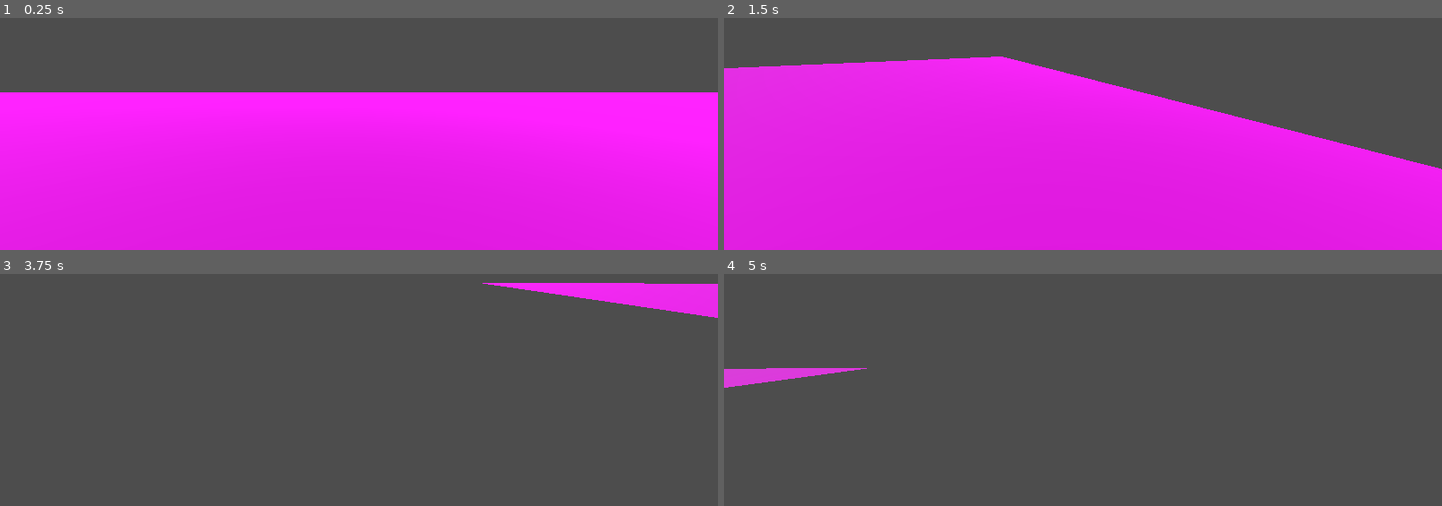
Above: before the commit, frames 1-4 (two rows, left to right).
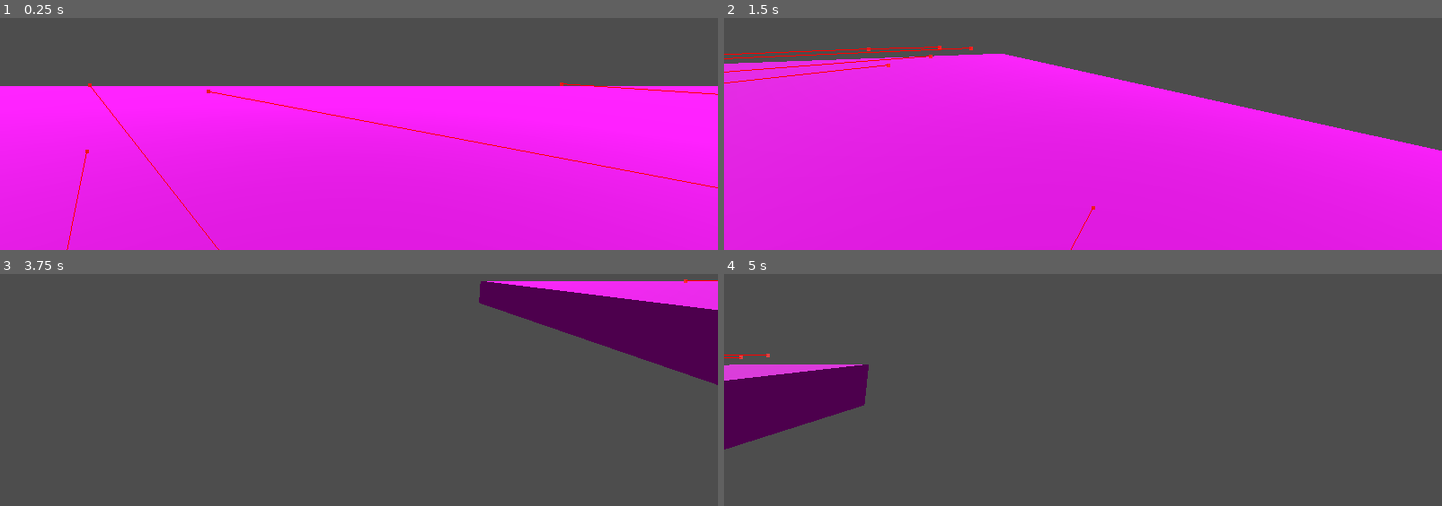
Above: after the commit, the same moments.

Repository: AnsonRutherford/LD56
Game: Godot game, scene res://Scene/World.tscn
The game is run twice, just before and just after one commit, with the same random seed, the same clock (stepped at 60 frames per second) and the same inputs.
Inputs (mouse positions are in pixels of both pictures, inside the frame that each line leads up to):
- Up to frame 1 (0.25 s): no input
- Up to frame 2 (1.5 s): tap Enter at 0.5 s; move the mouse to (1118, 48) at 0.52 s; hold W (Player_Forward) from 0.53 s (still down); click (1118, 48) at 0.67 s; move the mouse to (1047, 50) at 1.27 s; click (1047, 50) at 1.42 s
- Up to frame 3 (3.75 s): keep holding W (Player_Forward); move the mouse to (373, 297) at 2.02 s; click (373, 297) at 2.17 s; tap Space at 2.75 s; move the mouse to (351, 311) at 2.77 s; click (351, 311) at 2.92 s; tap Enter at 3.5 s; move the mouse to (409, 308) at 3.52 s; click (409, 308) at 3.67 s
- Up to frame 4 (5 s): keep holding W (Player_Forward); move the mouse to (1025, 299) at 4.27 s; click (1025, 299) at 4.42 s

The runs differ from the first frame. In frame 1, 3.2% of the frame differs, in the area x 0-100%, y 27-100%; in frame 2, 3.9%; in frame 3, 7.3%, in the area x 66-100%, y 2-48%; in frame 4, 5.0%.

Commit message:
Mushroom hat etc

Diff:
--- a/LD56/Scene/Prefabs/Creature.tscn
+++ b/LD56/Scene/Prefabs/Creature.tscn
@@ -1,9 +1,11 @@
-[gd_scene load_steps=8 format=3 uid="uid://ds0lmv0l3p4by"]
+[gd_scene load_steps=10 format=3 uid="uid://ds0lmv0l3p4by"]
 
 [ext_resource type="Script" path="res://Scripts/Creature.gd" id="1_2y8p4"]
 [ext_resource type="Script" path="res://Scripts/Face.gd" id="1_egtdo"]
+[ext_resource type="Script" path="res://Scripts/Hat.gd" id="2_iaojd"]
 [ext_resource type="Texture2D" uid="uid://bkkb1uxa3bkda" path="res://Textures/face1.png" id="2_iqf5e"]
 [ext_resource type="Texture2D" uid="uid://barehvsolasis" path="res://Textures/face2.png" id="3_gmbya"]
+[ext_resource type="ArrayMesh" uid="uid://cup0e5mgclilt" path="res://Models/Mushroom Basic Hat.obj" id="5_2qgv8"]
 
 [sub_resource type="BoxShape3D" id="BoxShape3D_rtk1i"]
 
@@ -13,14 +15,24 @@
 
 [node name="Creature" type="CharacterBody3D"]
 transform = Transform3D(0.3, 0, 0, 0, 0.3, 0, 0, 0, 0.3, 0, 0, 0)
+collision_layer = 3
 script = ExtResource("1_2y8p4")
 
 [node name="CollisionShape3D" type="CollisionShape3D" parent="."]
 shape = SubResource("BoxShape3D_rtk1i")
 
-[node name="MeshInstance3D" type="MeshInstance3D" parent="."]
+[node name="Hat" type="MeshInstance3D" parent="."]
+transform = Transform3D(0.95, 0, 0, 0, 0.95, 0, 0, 0, 0.95, 0, 0, 0)
+mesh = ExtResource("5_2qgv8")
+skeleton = NodePath("../Face")
+script = ExtResource("2_iaojd")
+
+[node name="Face" type="MeshInstance3D" parent="."]
 mesh = SubResource("SphereMesh_obl2g")
 surface_material_override/0 = SubResource("StandardMaterial3D_yejld")
 script = ExtResource("1_egtdo")
 face = ExtResource("2_iqf5e")
 blink = ExtResource("3_gmbya")
+
+[node name="NavigationAgent3D" type="NavigationAgent3D" parent="."]
+debug_enabled = true
--- a/LD56/Scene/Prefabs/Player.tscn
+++ b/LD56/Scene/Prefabs/Player.tscn
@@ -13,3 +13,8 @@
 
 [node name="Camera3D" type="Camera3D" parent="."]
 script = ExtResource("2_f0dio")
+
+[node name="RayCast3D" type="RayCast3D" parent="Camera3D"]
+transform = Transform3D(1, 0, 0, 0, 1, 0, 0, 0, 1, 0, 0, 0)
+target_position = Vector3(0, 0, -1000)
+collision_mask = 2
--- a/LD56/Scene/World.tscn
+++ b/LD56/Scene/World.tscn
@@ -1,63 +1,121 @@
-[gd_scene load_steps=6 format=3 uid="uid://4ptrg3nmtj4q"]
+[gd_scene load_steps=8 format=3 uid="uid://4ptrg3nmtj4q"]
 
 [ext_resource type="PackedScene" uid="uid://ds0lmv0l3p4by" path="res://Scene/Prefabs/Creature.tscn" id="1_njf38"]
 [ext_resource type="PackedScene" uid="uid://ctkhodyxj1hck" path="res://Scene/Prefabs/Player.tscn" id="2_elip3"]
 
 [sub_resource type="Environment" id="Environment_lwpgb"]
 
-[sub_resource type="StandardMaterial3D" id="StandardMaterial3D_e88og"]
+[sub_resource type="NavigationMesh" id="NavigationMesh_b6na8"]
+vertices = PackedVector3Array(-2.95727, 0.5, -1.5, -2.95727, 0.25, -9.5, -9.70727, 0.25, -9.5, -9.70727, 0.25, -1.5, -0.957273, 0.5, -1.5, -0.707273, 0.5, 0, 9.54273, 0.25, 0, 9.54273, 0.25, -9.5, -10.9573, 5.5, -0.5, -10.9573, 5.5, 0.5, -1.95727, 5.5, 0.5, -1.95727, 5.5, -0.5, -9.70727, 0.25, -0.25, -9.70727, 0.25, 0.5, -1.95727, 0.5, 0.5, -1.95727, 0.5, -0.25, -1.20727, 0.5, 1.75, -2.70727, 0.5, 1.75, -2.45727, 0.25, 9.5, -0.707273, 0.5, 1.25, 9.54273, 0.25, 9.5, -9.70727, 0.25, 1.75, -9.70727, 0.25, 9.5)
+polygons = [PackedInt32Array(3, 2, 0), PackedInt32Array(0, 2, 1), PackedInt32Array(4, 0, 1), PackedInt32Array(6, 5, 4), PackedInt32Array(6, 4, 7), PackedInt32Array(7, 4, 1), PackedInt32Array(11, 10, 8), PackedInt32Array(8, 10, 9), PackedInt32Array(15, 14, 12), PackedInt32Array(12, 14, 13), PackedInt32Array(18, 17, 16), PackedInt32Array(16, 19, 18), PackedInt32Array(18, 19, 20), PackedInt32Array(20, 19, 6), PackedInt32Array(19, 5, 6), PackedInt32Array(21, 17, 22), PackedInt32Array(22, 17, 18)]
+agent_height = 0.5
+
+[sub_resource type="StandardMaterial3D" id="StandardMaterial3D_dliw4"]
 albedo_color = Color(1, 0, 1, 1)
 
-[sub_resource type="PlaneMesh" id="PlaneMesh_u07gb"]
-material = SubResource("StandardMaterial3D_e88og")
+[sub_resource type="BoxShape3D" id="BoxShape3D_ssx0u"]
+size = Vector3(10, 10, 2)
+
+[sub_resource type="BoxMesh" id="BoxMesh_es7ut"]
 
 [node name="Node3D" type="Node3D"]
 
 [node name="WorldEnvironment" type="WorldEnvironment" parent="."]
 environment = SubResource("Environment_lwpgb")
 
+[node name="NavigationRegion3D" type="NavigationRegion3D" parent="."]
+navigation_mesh = SubResource("NavigationMesh_b6na8")
+
+[node name="CSGBox3D" type="CSGBox3D" parent="NavigationRegion3D"]
+transform = Transform3D(20, 0, 0, 0, 1, 0, 0, 0, 20, 0, -0.5, 0)
+material_override = SubResource("StandardMaterial3D_dliw4")
+use_collision = true
+
+[node name="StaticBody3D" type="StaticBody3D" parent="NavigationRegion3D"]
+transform = Transform3D(1, 0, 0, 0, 1, 0, 0, 0, 1, -5.0905, 0, 0)
+
+[node name="CollisionShape3D" type="CollisionShape3D" parent="NavigationRegion3D/StaticBody3D"]
+transform = Transform3D(1, 0, 0, 0, 1, 0, 0, 0, 1, -1.36677, 0, 0)
+shape = SubResource("BoxShape3D_ssx0u")
+
+[node name="MeshInstance3D" type="MeshInstance3D" parent="NavigationRegion3D/StaticBody3D"]
+transform = Transform3D(10, 0, 0, 0, 10, 0, 0, 0, 2, -1.36677, 0, 0)
+mesh = SubResource("BoxMesh_es7ut")
+
 [node name="DirectionalLight3D" type="DirectionalLight3D" parent="."]
 transform = Transform3D(0.930788, -0.261561, -0.255381, 0.365559, 0.665988, 0.650251, 0, -0.698603, 0.71551, 0.817611, 1.53446, 0.317859)
 
 [node name="Player" parent="." instance=ExtResource("2_elip3")]
-transform = Transform3D(1, 0, 0, 0, 1, 0, 0, 0, 1, -3.767, 0.5, -6.066)
+transform = Transform3D(1, 0, 0, 0, 1, 0, 0, 0, 1, -3.767, 0.563687, -6.066)
 
-[node name="MeshInstance3D" type="MeshInstance3D" parent="."]
-transform = Transform3D(10, 0, 0, 0, 10, 0, 0, 0, 10, 0, -0.153723, 0)
-mesh = SubResource("PlaneMesh_u07gb")
+[node name="Creature" parent="." instance=ExtResource("1_njf38")]
+transform = Transform3D(0.3, 0, 0, 0, 0.3, 0, 0, 0, 0.3, 0, 0.15, 0)
 
-[node name="Boy" parent="." instance=ExtResource("1_njf38")]
+[node name="Creature2" parent="." instance=ExtResource("1_njf38")]
+transform = Transform3D(0.3, 0, 0, 0, 0.3, 0, 0, 0, 0.3, 1, 0.15, 1)
 
-[node name="Boy2" parent="." instance=ExtResource("1_njf38")]
+[node name="Creature3" parent="." instance=ExtResource("1_njf38")]
+transform = Transform3D(0.3, 0, 0, 0, 0.3, 0, 0, 0, 0.3, 1, 0.15, 0)
 
-[node name="Boy3" parent="." instance=ExtResource("1_njf38")]
+[node name="Creature4" parent="." instance=ExtResource("1_njf38")]
+transform = Transform3D(0.3, 0, 0, 0, 0.3, 0, 0, 0, 0.3, 0, 0.15, 1)
 
-[node name="Boy4" parent="." instance=ExtResource("1_njf38")]
+[node name="Creature5" parent="." instance=ExtResource("1_njf38")]
+transform = Transform3D(0.3, 0, 0, 0, 0.3, 0, 0, 0, 0.3, 0, 0.15, 2)
 
-[node name="Boy5" parent="." instance=ExtResource("1_njf38")]
+[node name="Creature6" parent="." instance=ExtResource("1_njf38")]
+transform = Transform3D(0.3, 0, 0, 0, 0.3, 0, 0, 0, 0.3, 1, 0.15, 2)
 
-[node name="Boy6" parent="." instance=ExtResource("1_njf38")]
+[node name="Creature7" parent="." instance=ExtResource("1_njf38")]
+transform = Transform3D(0.3, 0, 0, 0, 0.3, 0, 0, 0, 0.3, 2, 0.15, 2)
 
-[node name="Boy7" parent="." instance=ExtResource("1_njf38")]
+[node name="Creature8" parent="." instance=ExtResource("1_njf38")]
+transform = Transform3D(0.3, 0, 0, 0, 0.3, 0, 0, 0, 0.3, 2, 0.15, 1)
 
-[node name="Boy8" parent="." instance=ExtResource("1_njf38")]
+[node name="Creature9" parent="." instance=ExtResource("1_njf38")]
+transform = Transform3D(0.3, 0, 0, 0, 0.3, 0, 0, 0, 0.3, 2, 0.15, 0)
 
-[node name="Boy9" parent="." instance=ExtResource("1_njf38")]
+[node name="Creature10" parent="." instance=ExtResource("1_njf38")]
+transform = Transform3D(0.3, 0, 0, 0, 0.3, 0, 0, 0, 0.3, 2, 0.15, -1)
 
-[node name="Boy10" parent="." instance=ExtResource("1_njf38")]
+[node name="Creature11" parent="." instance=ExtResource("1_njf38")]
+transform = Transform3D(0.3, 0, 0, 0, 0.3, 0, 0, 0, 0.3, 1, 0.15, -1)
 
-[node name="Boy11" parent="." instance=ExtResource("1_njf38")]
+[node name="Creature12" parent="." instance=ExtResource("1_njf38")]
+transform = Transform3D(0.3, 0, 0, 0, 0.3, 0, 0, 0, 0.3, 0, 0.15, -1)
 
-[node name="Boy12" parent="." instance=ExtResource("1_njf38")]
+[node name="Creature13" parent="." instance=ExtResource("1_njf38")]
+transform = Transform3D(0.3, 0, 0, 0, 0.3, 0, 0, 0, 0.3, 3, 0.15, 0)
 
-[node name="Boy13" parent="." instance=ExtResource("1_njf38")]
+[node name="Creature14" parent="." instance=ExtResource("1_njf38")]
+transform = Transform3D(0.3, 0, 0, 0, 0.3, 0, 0, 0, 0.3, 4, 0.15, 1)
 
-[node name="Boy14" parent="." instance=ExtResource("1_njf38")]
+[node name="Creature15" parent="." instance=ExtResource("1_njf38")]
+transform = Transform3D(0.3, 0, 0, 0, 0.3, 0, 0, 0, 0.3, 4, 0.15, 0)
 
-[node name="Boy15" parent="." instance=ExtResource("1_njf38")]
+[node name="Creature16" parent="." instance=ExtResource("1_njf38")]
+transform = Transform3D(0.3, 0, 0, 0, 0.3, 0, 0, 0, 0.3, 3, 0.15, 1)
 
-[node name="Boy16" parent="." instance=ExtResource("1_njf38")]
+[node name="Creature17" parent="." instance=ExtResource("1_njf38")]
+transform = Transform3D(0.3, 0, 0, 0, 0.3, 0, 0, 0, 0.3, 3, 0.15, 2)
 
-[node name="Boy17" parent="." instance=ExtResource("1_njf38")]
+[node name="Creature18" parent="." instance=ExtResource("1_njf38")]
+transform = Transform3D(0.3, 0, 0, 0, 0.3, 0, 0, 0, 0.3, 4, 0.15, 2)
 
-[node name="Boy18" parent="." instance=ExtResource("1_njf38")]
+[node name="Creature19" parent="." instance=ExtResource("1_njf38")]
+transform = Transform3D(0.3, 0, 0, 0, 0.3, 0, 0, 0, 0.3, 5, 0.15, 2)
+
+[node name="Creature20" parent="." instance=ExtResource("1_njf38")]
+transform = Transform3D(0.3, 0, 0, 0, 0.3, 0, 0, 0, 0.3, 5, 0.15, 1)
+
+[node name="Creature21" parent="." instance=ExtResource("1_njf38")]
+transform = Transform3D(0.3, 0, 0, 0, 0.3, 0, 0, 0, 0.3, 5, 0.15, 0)
+
+[node name="Creature22" parent="." instance=ExtResource("1_njf38")]
+transform = Transform3D(0.3, 0, 0, 0, 0.3, 0, 0, 0, 0.3, 5, 0.15, -1)
+
+[node name="Creature23" parent="." instance=ExtResource("1_njf38")]
+transform = Transform3D(0.3, 0, 0, 0, 0.3, 0, 0, 0, 0.3, 4, 0.15, -1)
+
+[node name="Creature24" parent="." instance=ExtResource("1_njf38")]
+transform = Transform3D(0.3, 0, 0, 0, 0.3, 0, 0, 0, 0.3, 3, 0.15, -1)
--- a/LD56/Scripts/Creature.gd
+++ b/LD56/Scripts/Creature.gd
@@ -11,57 +11,74 @@
 
 var speed = 3
 
+var is_hold
+
 @onready
-var target_position = Vector3.RIGHT * randf_range(-10, 10) + Vector3.FORWARD * randf_range(-10, 10)
-var target_timer = 0
+var nav_agent = get_node("NavigationAgent3D")
+var target_timer = 99999
 
 # Called when the node enters the scene tree for the first time.
 func _ready():
+	nav_agent.path_desired_distance = scale.x
+	nav_agent.target_desired_distance = scale.x * 1.1
+	nav_agent.path_height_offset = 0.5 - scale.x/2
+
 	var offsets = [
-		Vector3.FORWARD + Vector3.DOWN / 2,
-		Vector3.RIGHT + Vector3.DOWN / 2,
-		Vector3.BACK + Vector3.DOWN / 2,
-		Vector3.LEFT + Vector3.DOWN / 2]
+		Vector3.FORWARD + Vector3.DOWN / 3,
+		Vector3.RIGHT + Vector3.DOWN / 3,
+		Vector3.BACK + Vector3.DOWN / 3,
+		Vector3.LEFT + Vector3.DOWN / 3]
 	var foot_count = 0
 	for offset in offsets:
 		var foot = footPrefab.instantiate()
 		add_child(foot)
-		foot.init(0.5, offset, scale.x, 0.8 / speed, 1, Vector3(0.2, 0.2, 2))
+		foot.init(0.5, offset, scale.x, 0.8 / speed, 1, Vector3(0.2, 0.2, 3))
 		feet.append(foot)
 		foot_index.append(foot_count)
 		foot_count += 1
 
+	speed *= scale.x
+	actor_setup.call_deferred()
+
+func actor_setup():
+	await get_tree().physics_frame
+	nav_agent.set_target_position(Vector3.RIGHT * randf_range(-10, 10) + Vector3.FORWARD * randf_range(-10, 10))
+	target_timer = 5 + randf() * 10
+
 func _process(delta):
 	target_timer -= delta
 	if target_timer <= 0:
-		target_position = Vector3.RIGHT * randf_range(-10, 10) + Vector3.FORWARD * randf_range(-10, 10)
+		#nav_agent.set_target_position(Vector3.RIGHT * randf_range(-10, 10) + Vector3.FORWARD * randf_range(-10, 10))
+		nav_agent.set_target_position(Vector3.RIGHT * randf_range(-10, 10) + Vector3.FORWARD * randf_range(-10, 10))
 		target_timer = 5 + randf() * 10
 
 func _physics_process(delta):
+	if is_hold:
+		global_position.y += delta
+	else:
+		# Move
+		var move_dir = Vector3.ZERO
+		var step_speed = minimum_step_speed
+		if !nav_agent.is_navigation_finished():
+			move_dir = (nav_agent.get_next_path_position() - global_position).normalized()
+			step_speed = max(minimum_step_speed, speed) # ???
+			velocity = move_dir * speed
+			move_and_slide()
 
-	# Move
-	var distance = (target_position - global_position).length()
-	var move_dir = Vector3.ZERO
-	var step_speed = minimum_step_speed
-	if distance > 0.1:
-		move_dir = (target_position - global_position) / distance
-		step_speed = max(minimum_step_speed, speed) # ???
-		position += move_dir * delta * scale.x * speed
+		# Step with feet
+		var step = false
+		var stepping_foot = -1
+		for foot in foot_index:
+			if feet[foot].update(delta * max(step_speed, 1), move_dir * speed, step or stepping):
+				step = true
+				stepping_foot = foot
+		stepping = step
 
-	# Step with feet
-	var step = false
-	var stepping_foot = -1
-	for foot in foot_index:
-		if feet[foot].update(delta * max(step_speed, 1), move_dir * scale.x * speed, step or stepping):
-			step = true
-			stepping_foot = foot
-	stepping = step
-
-	# Update feet index
-	if stepping_foot != -1 and stepping_foot != foot_index[-1]:
-		var new_index = []
-		for foot in foot_index:
-			if foot != stepping_foot:
-				new_index.append(foot)
-		new_index.append(stepping_foot)
-		foot_index = new_index
+		# Update feet index
+		if stepping_foot != -1 and stepping_foot != foot_index[-1]:
+			var new_index = []
+			for foot in foot_index:
+				if foot != stepping_foot:
+					new_index.append(foot)
+			new_index.append(stepping_foot)
+			foot_index = new_index
--- a/LD56/Scripts/FKBone.gd
+++ b/LD56/Scripts/FKBone.gd
@@ -2,9 +2,13 @@
 extends Node3D
 
 func update(start, end):
-	var dir = end - start
-	global_position = start + dir / 2
-	look_at(end, dir.cross(Vector3(dir.z, 0, -dir.x)))
+	if start != end:
+		var dir = end - start
+		var up = dir.cross(Vector3(dir.z, 0, -dir.x))
+		var mid = start + dir / 2
+		if !up.is_zero_approx() and !up.cross(end - mid).is_zero_approx():
+			global_position = mid
+			look_at(end, up)
 
 static func get_elbow(start, end, arm_length):
 	# Right now, great at two equal lengths, won't touch anything else
--- a/LD56/Scripts/Face.gd
+++ b/LD56/Scripts/Face.gd
@@ -1,3 +1,4 @@
+class_name Face
 extends MeshInstance3D
 
 @export
@@ -12,19 +13,24 @@
 var blink_timer = 0
 var blink_stop = 0
 
+@onready
+var hat = get_node("../Face")
+
+var look_target
+
 func _ready():
 	set_surface_override_material(0, get_surface_override_material(0).duplicate())
 	get_surface_override_material(0).albedo_texture = face
 	get_surface_override_material(0).texture_filter = 0
 
-func _process(delta):
+func _physics_process(delta):
 
 	# Looking
-	var player_position = Player.instance.global_position
-	if abs(player_position.x - global_position.x) > 0.1 or abs(player_position.z - global_position.z) > 0.1:
-		look_at(player_position)
-	else:
-		look_at(Vector3.UP, global_position - player_position)
+	look_target = Player.instance.global_position
+	hat.look_target = Player.instance.global_position
+	var look_dir = Face.get_look_direction(global_position, Player.instance.global_position, 1000, 1)
+	if look_dir:
+		look_at(look_dir + global_position)
 
 	# Blinking
 	if blink_timer > 0:
@@ -36,3 +42,15 @@
 		blink_stop = base_blink_cooldown + randf() * blink_cooldown_variance
 		blink_timer = blink_duration + blink_stop
 		get_surface_override_material(0).albedo_texture = blink
+
+static func get_look_direction(position, target_position, height_ratio_max, height_multiplier):
+	var flat_look_dir = target_position - position
+	var look_y = flat_look_dir.y * height_multiplier
+	flat_look_dir.y = 0
+	var look_flat_length = flat_look_dir.length()
+	if look_flat_length > 0.01:
+		if abs(look_y / look_flat_length) > height_ratio_max:
+			look_y = look_flat_length * height_ratio_max * sign(look_y)
+		return flat_look_dir + Vector3.UP * look_y
+	else:
+		return false
--- a/LD56/Scripts/Foot.gd
+++ b/LD56/Scripts/Foot.gd
@@ -23,7 +23,7 @@
 	scale = Vector3.ONE * init_foot_scale
 	offset = init_offset * init_scale
 	max_offset = init_scale * 0.3
-	step_duration = init_step_duration
+	step_duration = init_step_duration * init_scale
 	step_height = init_step_height * init_scale
 
 	bone_length = init_bone_scale.z * init_foot_scale * init_scale
--- /dev/null
+++ b/LD56/Scripts/Hat.gd
@@ -0,0 +1,8 @@
+extends MeshInstance3D
+
+var look_target = Vector3.ZERO
+
+func _physics_process(delta):
+	var look_dir = Face.get_look_direction(global_position, look_target, 0.5, 0.4)
+	if look_dir:
+		look_at(look_dir + global_position)
--- a/LD56/Scripts/Player.gd
+++ b/LD56/Scripts/Player.gd
@@ -7,14 +7,25 @@
 
 @onready
 var camera = get_node("Camera3D")
+@onready
+var raycast = get_node("Camera3D/RayCast3D")
 
 func _ready():
 	instance = self
 
 # Called every frame. 'delta' is the elapsed time since the previous frame.
-func _process(delta):
+func _physics_process(_delta):
 	var move_dir = Vector3.ZERO
-	move_dir += (Input.get_action_strength("Player_Right") - Input.get_action_strength("Player_Left")) * camera.basis.x.normalized()
-	move_dir += (Input.get_action_strength("Player_Back") - Input.get_action_strength("Player_Forward")) * camera.basis.z.normalized()
-	move_dir.y = Input.get_action_strength("Player_Up") - Input.get_action_strength("Player_Down")
-	position += move_dir * delta * speed
+	var camera_right = camera.basis.x
+	camera_right.y = 0
+	camera_right = camera_right.normalized()
+	var camera_forward = camera.basis.z
+	camera_forward.y = 0
+	camera_forward = camera_forward.normalized()
+	move_dir += (Input.get_action_strength("Player_Right") - Input.get_action_strength("Player_Left")) * camera_right
+	move_dir += (Input.get_action_strength("Player_Back") - Input.get_action_strength("Player_Forward")) * camera_forward
+	velocity = move_dir * speed
+	move_and_slide()
+
+	if Input.is_mouse_button_pressed(MOUSE_BUTTON_LEFT) and raycast.is_colliding():
+		raycast.get_collider().is_hold = true
Not shown, added: LD56/Models/Mushroom Basic Hat.mtl
Not shown, added: LD56/Models/Mushroom Basic Hat.obj
Not shown, added: LD56/Models/Mushroom Basic Hat.obj.import
